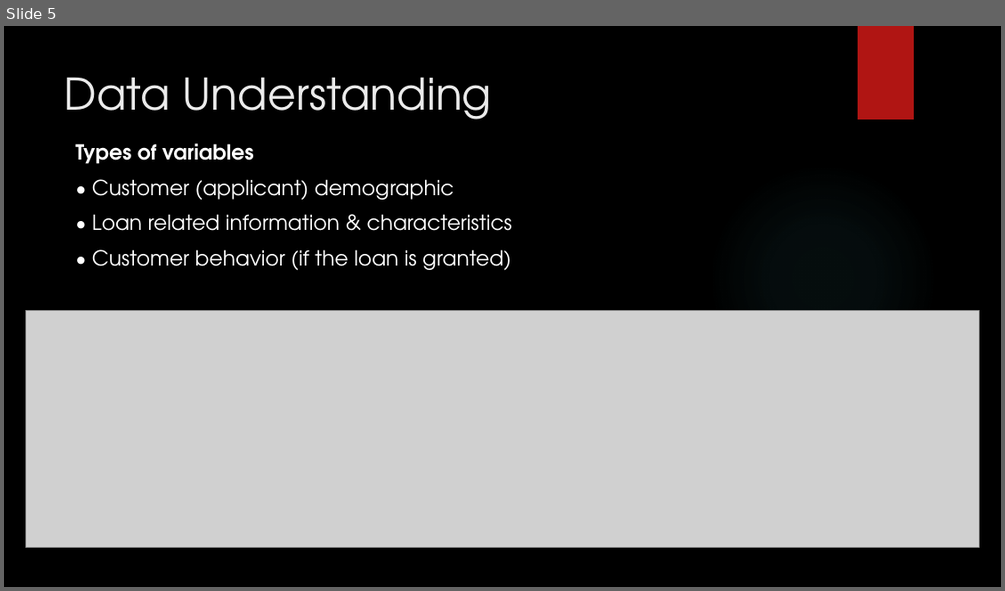
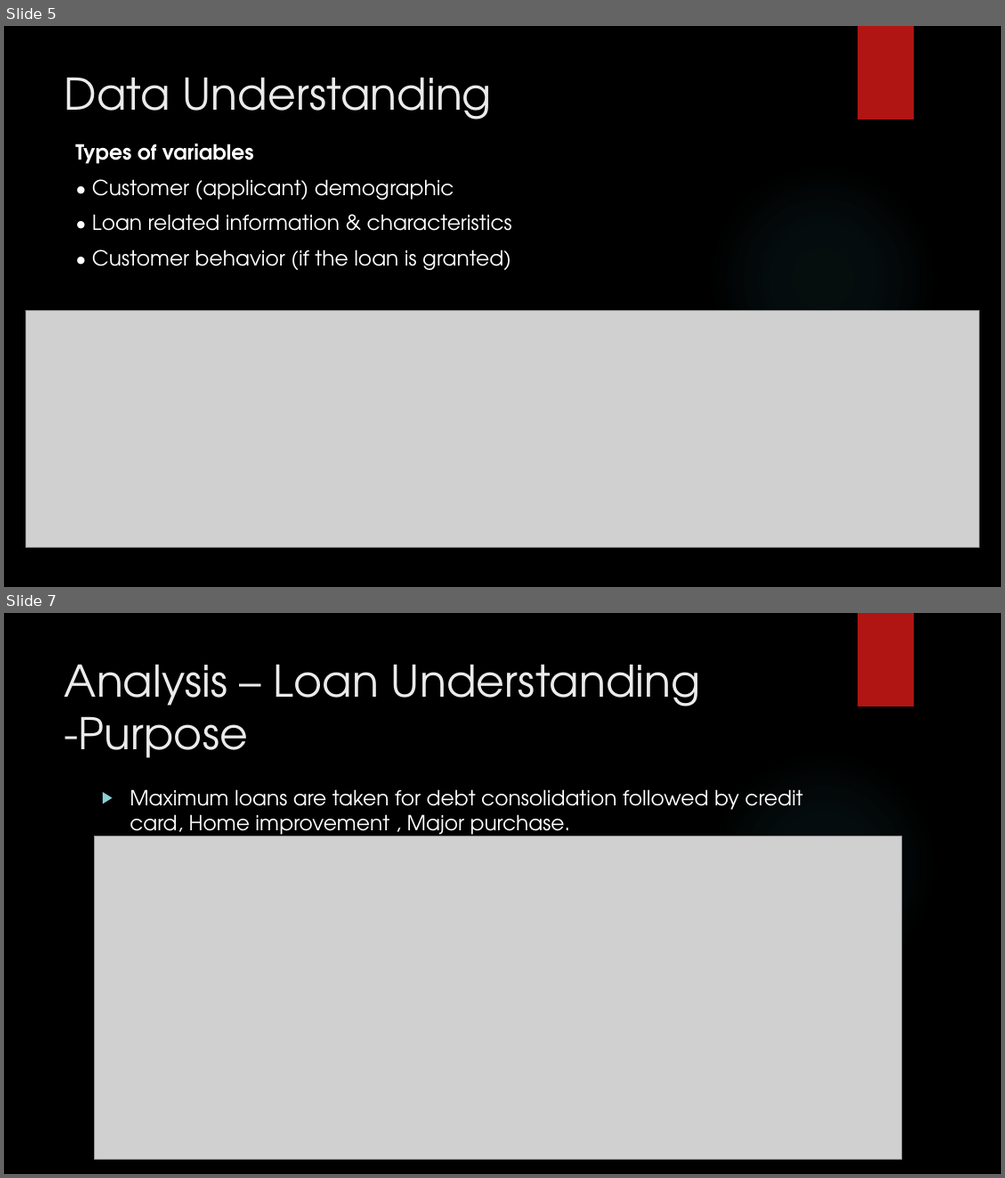
Before and after one commit to subhabrata-ghosh-1988/lending_club_case_study, a slide deck: Subhabrata_Ghosh_Lending_Club_Case_Study.pptx. Shown one above the other, each under a label of ours: slide 5 before the commit, slides 5 and 7 after it; the slides between them are not shown. The pictures are 1005x591 and 1005x1178 pixels, drawn with LibreOffice and Linux fonts; fonts in the diff are those of the drawing; grey boxes stand for pictures; background and template pictures are left out. Boxes give left, top, right and bottom in pixels: in the first picture for what was removed or moved away, otherwise in the second. Text is boxed around its words. In the diff, an @@ line names an element or a change of style, - is before the commit and + after.

```diff
--- a/Subhabrata_Ghosh_Lending_Club_Case_Study.pptx
+++ b/Subhabrata_Ghosh_Lending_Club_Case_Study.pptx
@@ slide 7 added at [4, 613, 1001, 1174], background picture (left out); not listed: 2 template elements that a slide beside it also shows @@
@@ title added at [65, 664, 701, 758], 42 pt, text #EBEBEB @@
+Analysis – Loan Understanding -Purpose
@@ text added at [129, 789, 802, 840], 20 pt, text #FFFFFF @@
+▶ Maximum loans are taken for debt consolidation followed by credit card, Home improvement , Major purchase.
@@ picture added at [95, 835, 902, 1159] @@
```
Also in this commit, not shown: 18 other slides added, 2 other files.
